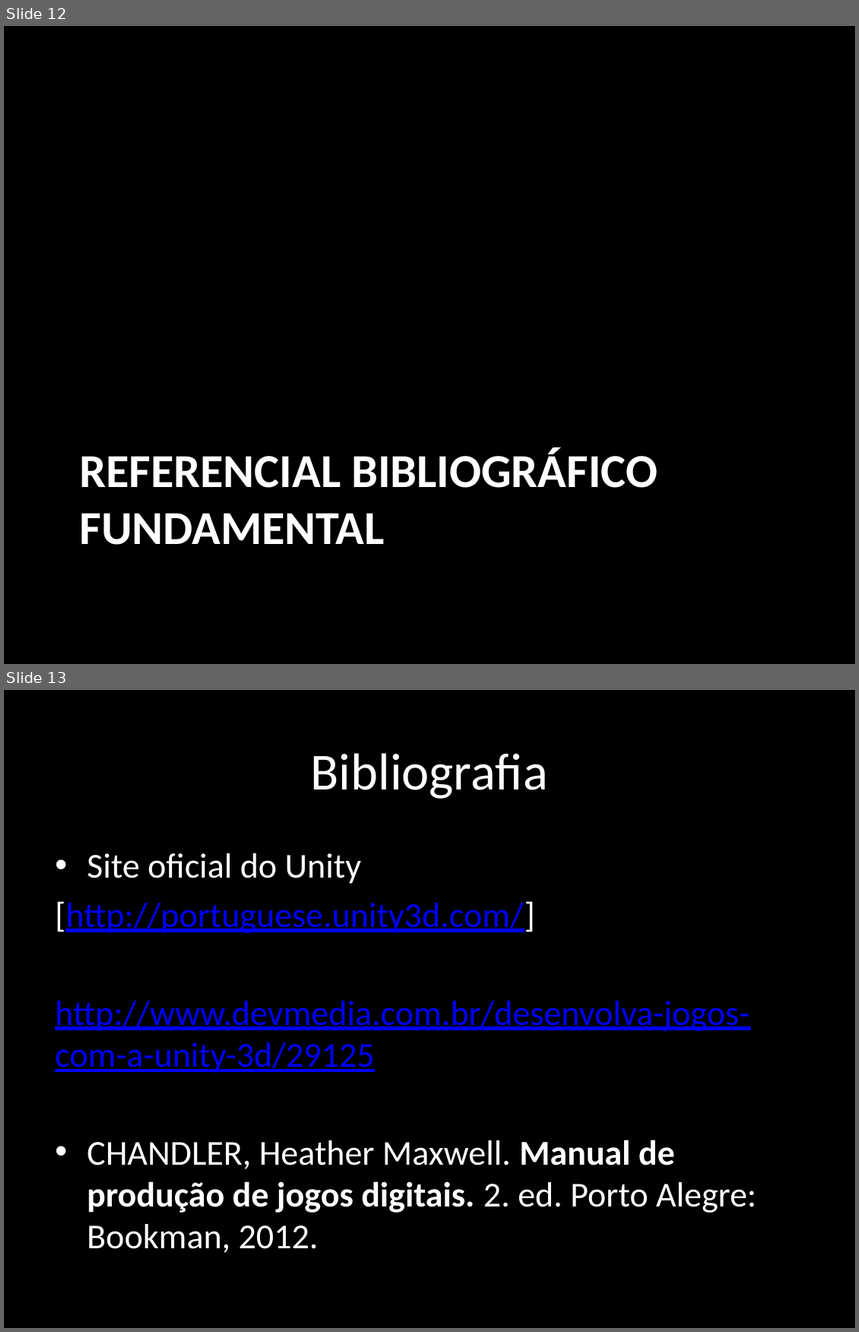
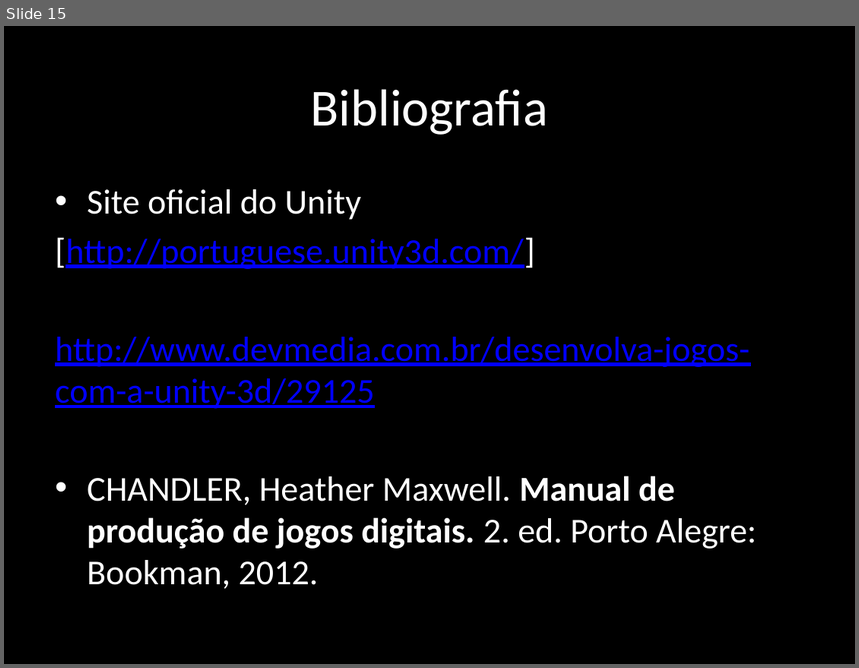
Before and after one commit to rafaelmoura0402/rafaelTCC, a slide deck: pre-projeto/apresentacao.pptx. Shown one above the other, each under a label of ours: slides 12 and 13 before the commit, slide 15 after it. The pictures are 859x1332 and 859x668 pixels, drawn with LibreOffice and Linux fonts; fonts in the diff are those of the drawing. Boxes give left, top, right and bottom in pixels: in the first picture for what was removed or moved away, otherwise in the second. Text is boxed around its words. In the diff, an @@ line names an element or a change of style, - is before the commit and + after.

```diff
--- a/pre-projeto/apresentacao.pptx
+++ b/pre-projeto/apresentacao.pptx
@@ slide 12 removed at (4, 26, 855, 664), background #000000 @@
@@ title removed at (80, 448, 658, 545) @@
-REFERENCIAL BIBLIOGRÁFICO FUNDAMENTAL
@@ what was slide 13 is now slide 15 @@
```
Also in this commit, not shown: 7 slides changed, 6 slides added, 4 other slides removed.
